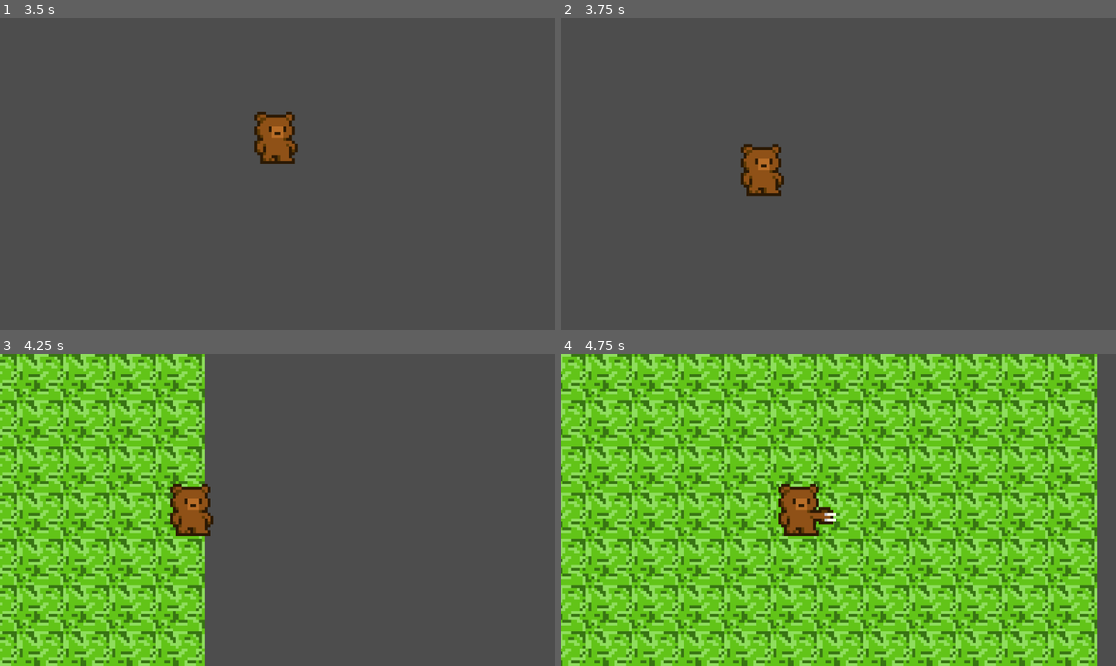
Above: before the commit, frames 1-4 (two rows, left to right).
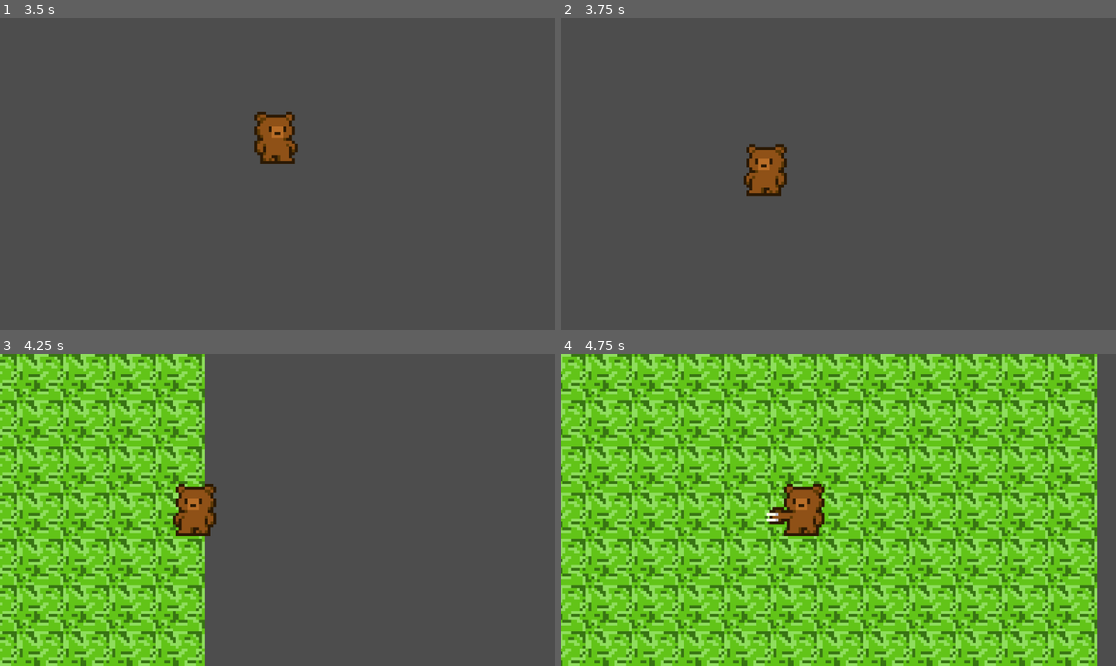
Above: after the commit, the same moments.

Repository: tom-legros/Beesounours-Gamejam4-2026
Game: Godot game, scene res://main.tscn
The game is run twice, just before and just after one commit, with the same random seed, the same clock (stepped at 60 frames per second) and the same inputs.
Inputs:
- Up to frame 1 (3.5 s): tap Enter at 0.5 s; hold Right (ui_right) 0.53-1.28 s; hold Shift 0.53-1.28 s; tap Space at 0.77, 1.52, 3.02 s; hold Down (ui_down) 1.28-2.03 s; tap Shift at 1.35, 2.85 s; hold Right (ui_right) 2.03-2.78 s; hold Shift 2.03-2.78 s; hold Up (ui_up) from 2.78 s (still down)
- Up to frame 2 (3.75 s): release Up (ui_up) at 3.53 s; hold Left (ui_left) from 3.53 s (still down); hold Shift from 3.53 s (still down)
- Up to frame 3 (4.25 s): keep holding Left (ui_left); keep holding Shift; tap Space at 3.77 s
- Up to frame 4 (4.75 s): keep holding Left (ui_left); release Shift at 4.28 s; tap Shift at 4.35 s; tap Space at 4.52 s

Frame 1 is identical in both runs. In frame 2, 0.5% of the frame differs, in the area x 32-41%, y 40-57%; in frame 3, 0.6%; in frame 4, 0.7%, in the area x 37-50%, y 41-58%.

Commit message:
Correction de de l'orientation de l'ours

Diff:
--- a/game/player.gd
+++ b/game/player.gd
@@ -13,14 +13,22 @@
 func _physics_process(_delta):
 	if Input.is_key_pressed(KEY_SPACE) and is_attacking == false:
 		lancer_attaque()
+
 	var current_speed = WALK_SPEED
 	if Input.is_key_pressed(KEY_SHIFT):
 		current_speed = SPRINT_SPEED
+
 	var direction = Input.get_vector("ui_left", "ui_right", "ui_up", "ui_down")
+
+	if direction.x < 0:
+		sprite_ours.flip_h = true
+	elif direction.x > 0:
+		sprite_ours.flip_h = false
 	if direction != Vector2.ZERO:
 		velocity = direction * current_speed
 	else:
 		velocity = velocity.move_toward(Vector2.ZERO, current_speed)
+
 	move_and_slide()
 
 func lancer_attaque():
